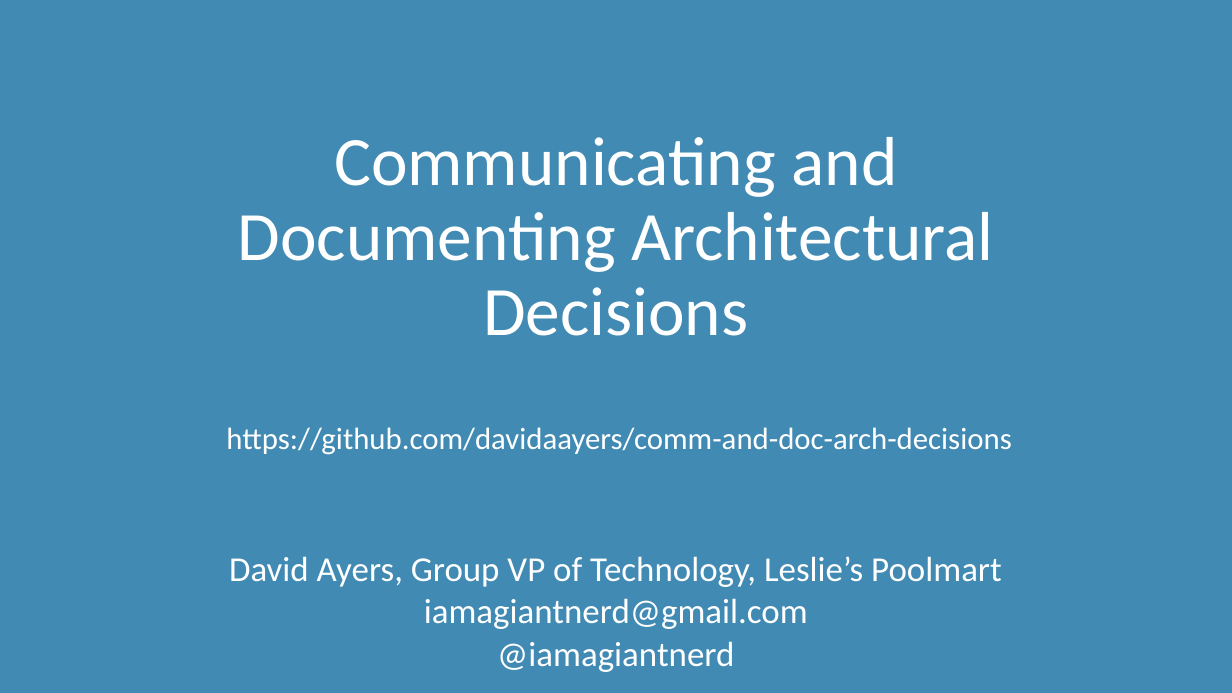
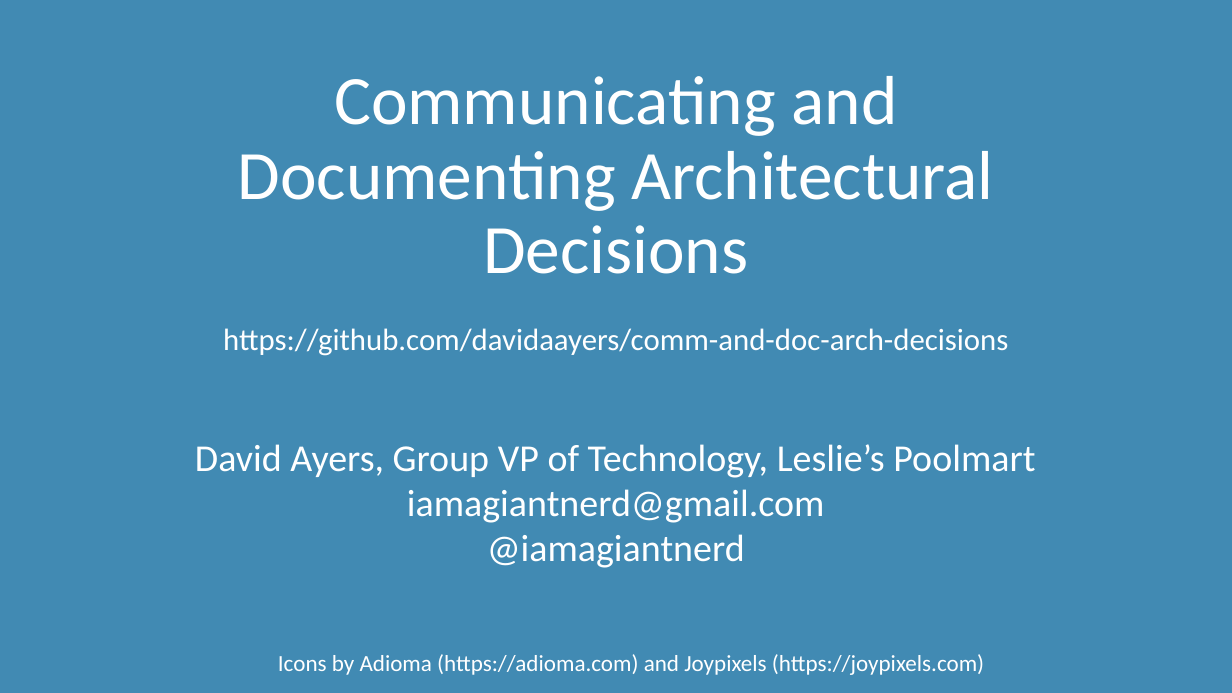
Before and after one commit to davidaayers/comm-and-doc-arch-decisions, a slide deck: slide 74 of comm-and-doc-arch-decisions-60-min.pptx (slide 72 before the commit). Drawn at 1232x693 pixels with LibreOffice and Linux fonts; fonts in the diff are those of the drawing. Boxes give left, top, right and bottom in pixels: in the first picture for what was removed or moved away, otherwise in the second. Text is boxed around its words. In the diff, an @@ line names an element or a change of style, - is before the commit and + after.

```diff
--- a/comm-and-doc-arch-decisions-60-min.pptx
+++ b/comm-and-doc-arch-decisions-60-min.pptx
@@ title "Communicating and Documenting Architectural Decisions" moved from (x1=238, y1=137, x2=993, y2=336) to (x1=238, y1=76, x2=993, y2=274) @@
@@ text "https://github.com/davidaayers/comm-and-doc-arch-decisions" moved from (x1=226, y1=427, x2=1011, y2=455) to (x1=223, y1=328, x2=1008, y2=356) @@
@@ subtitle "David Ayers, Group VP of ..." moved from (x1=229, y1=556, x2=1002, y2=672) to (x1=195, y1=444, x2=1035, y2=568) @@
@@ subtitle "David Ayers, Group VP of ..." at (x1=195, y1=444, x2=1035, y2=568): size 27.2 to 29.6 pt @@
@@ text added at (x1=278, y1=654, x2=984, y2=675), 18 pt, text #FFFFFF @@
+Icons by Adioma (https://adioma.com) and Joypixels (https://joypixels.com)
```
Also in this commit, not shown: 1 other slide changed, 2 slides added.
